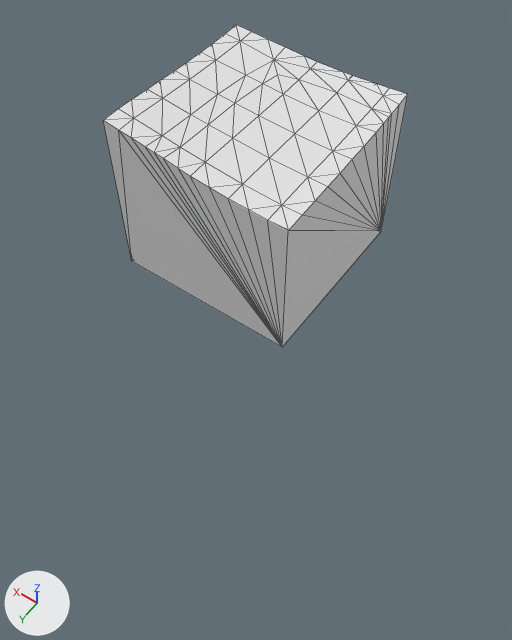
One commit to the glTF model assets/terrain/surface_pieces/surf_5_38.glb: the scene before it, then after it.
Before and after are seen from a camera (50 mm lens) standing at (-90.5, -71.17, -15.63) and looking at (-80.86, -84.67, -36.84). Every picture has the same lights, and +X, +Y and +Z are marked at lower left. The picture after the commit comes second. Mesh edges are drawn as thin lines. Where no turn or scale is listed for an object, it has been applied to the vertices.

Names of what the first picture shows: 'geometry_0'.
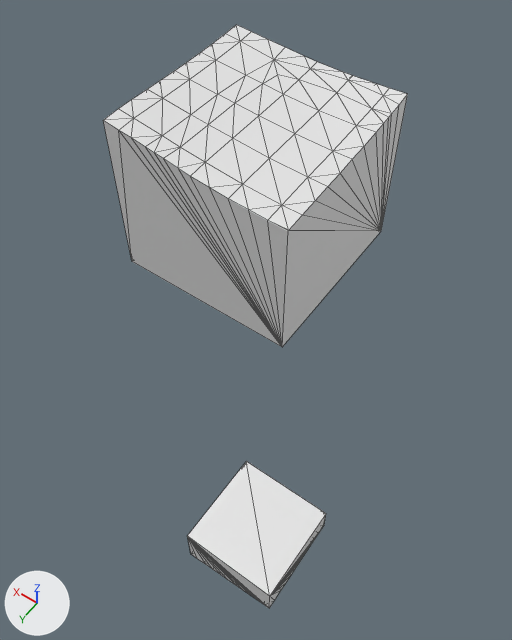
Edits to the scene script, one JSON object a line:
```json
{"op": "add", "block": "me_layer_5", "code": ["me_layer_5 = bpy.data.meshes.new('layer_5')", "me_layer_5.from_pydata(...)  # 85 vertices, 166 faces; spans x -85.0..-80.0, y -85.0..-80.0, z -52.56..-50.0"]}
{"op": "add", "block": "ob_layer_5", "code": ["ob_layer_5 = bpy.data.objects.new('layer_5', me_layer_5)", "ob_layer_5.location = (0.0, 0.0, 0.0)"]}
```

Boxes (x1, y1, x2, y2) around the edits, measured in the pictures (512 x 640 px):
```json
{"object": "layer_5", "change": "added", "after": [187, 461, 326, 608]}
```
